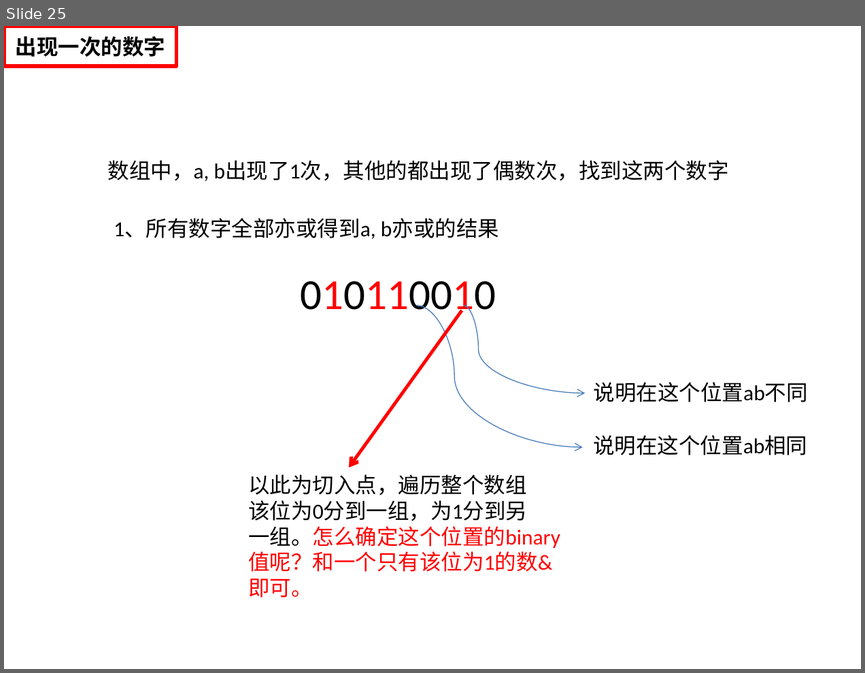
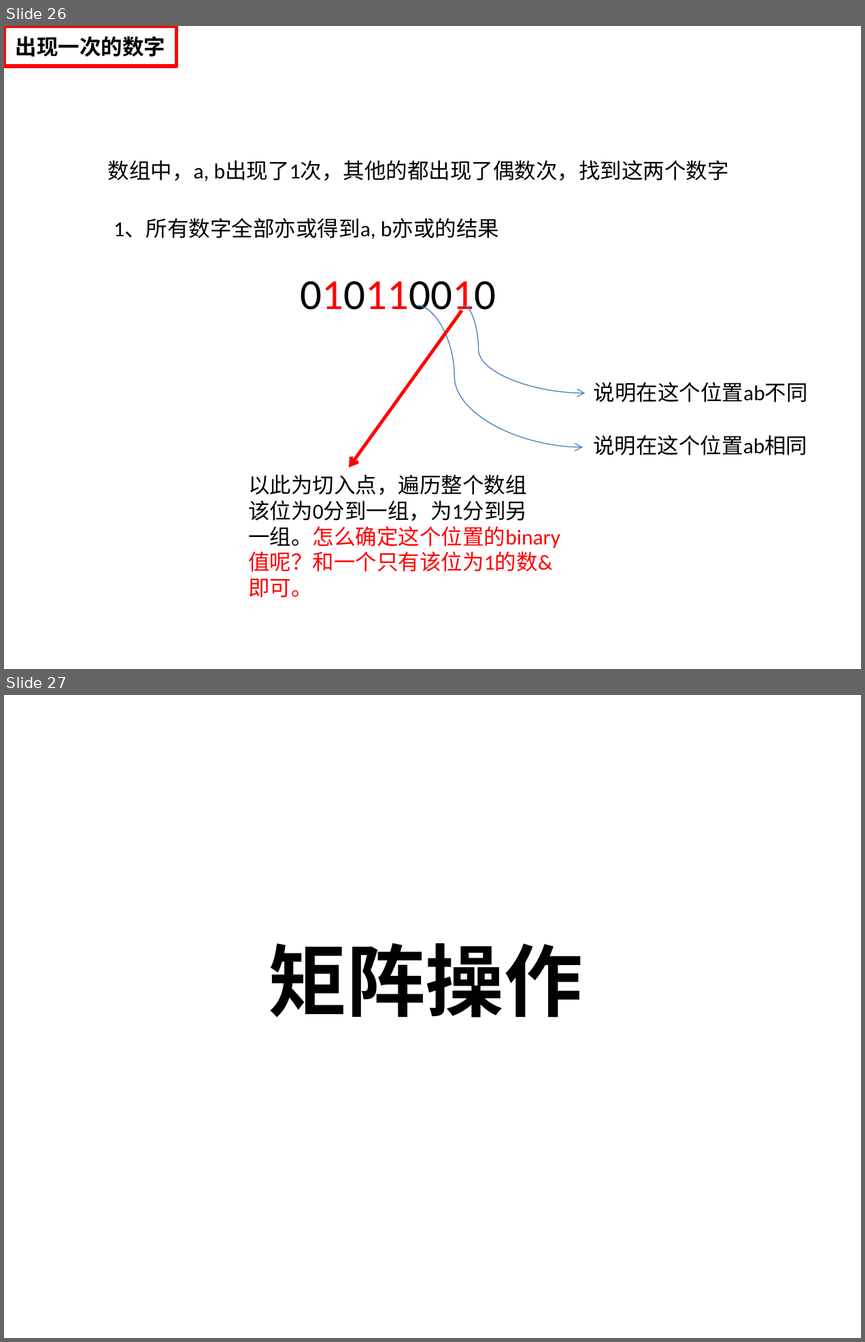
Before and after one commit to helloworld729/28_Algorithm, a slide deck: 第2遍/数据结构与算法.pptx. Shown one above the other, each under a label of ours: slide 25 before the commit, slides 26 and 27 after it. The pictures are 865x673 and 865x1342 pixels, drawn with LibreOffice and Linux fonts; fonts in the diff are those of the drawing. Boxes give left, top, right and bottom in pixels: in the first picture for what was removed or moved away, otherwise in the second. Text is boxed around its words. In the diff, an @@ line names an element or a change of style, - is before the commit and + after.

```diff
--- a/第2遍/数据结构与算法.pptx
+++ b/第2遍/数据结构与算法.pptx
@@ slide 27 added at [4, 695, 861, 1338], background #FFFFFF @@
@@ text added at [269, 943, 583, 1017], 66 pt, text #000000, bold @@
+矩阵操作
@@ what was slide 25 is now slide 26 @@
```
Also in this commit, not shown: 2 slides changed, 6 other slides added, 17 other files.
